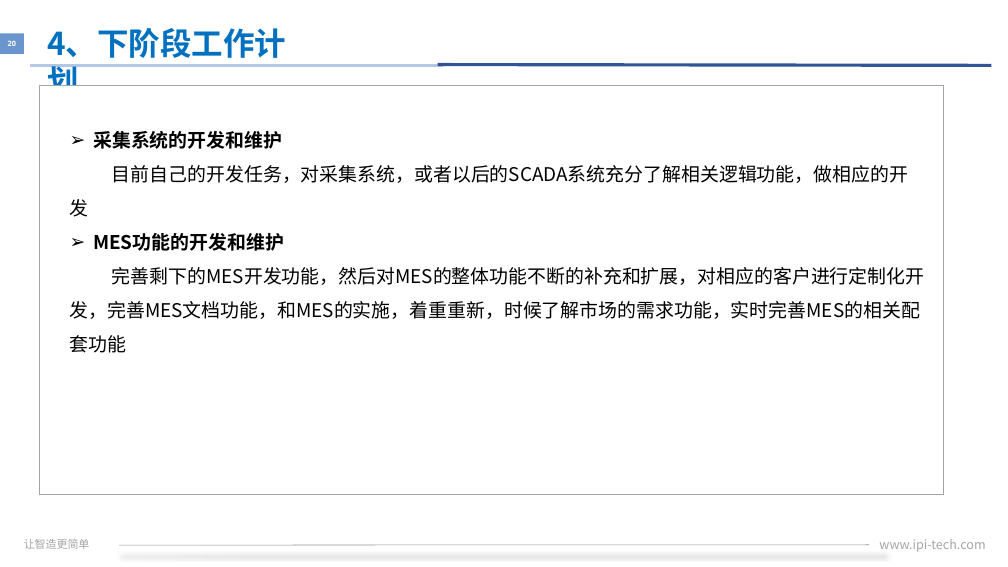
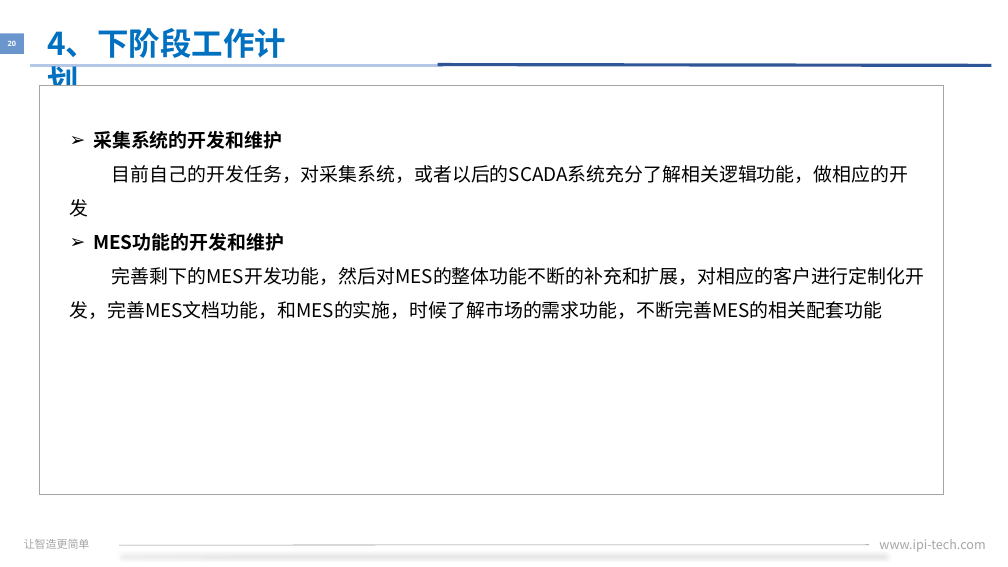
Before and after one commit to xiaozixiang/DocMent, a slide deck: slide 20 of IPI-HR-30-07A转正述职报告.pptx. Drawn at 1008x567 pixels with LibreOffice and Linux fonts; fonts in the diff are those of the drawing; background and template pictures are left out. Boxes give left, top, right and bottom in pixels: in the first picture for what was removed or moved away, otherwise in the second. Text is boxed around its words. In the diff, an @@ line names an element or a change of style, - is before the commit and + after.

```diff
--- a/IPI-HR-30-07A转正述职报告.pptx
+++ b/IPI-HR-30-07A转正述职报告.pptx
@@ text at (70, 267, 925, 319): text changed @@
-完善剩下的MES开发功能，然后对MES的整体功能不断的补充和扩展，对相应的客户进行定制化开发，完善MES文档功能，和MES的实施，着重重新，时候了解市场的需求功能，实时完善MES的相关配套功能
+完善剩下的MES开发功能，然后对MES的整体功能不断的补充和扩展，对相应的客户进行定制化开发，完善MES文档功能，和MES的实施，时候了解市场的需求功能，不断完善MES的相关配套功能
```
Also in this commit, not shown: 15 other slides changed.
